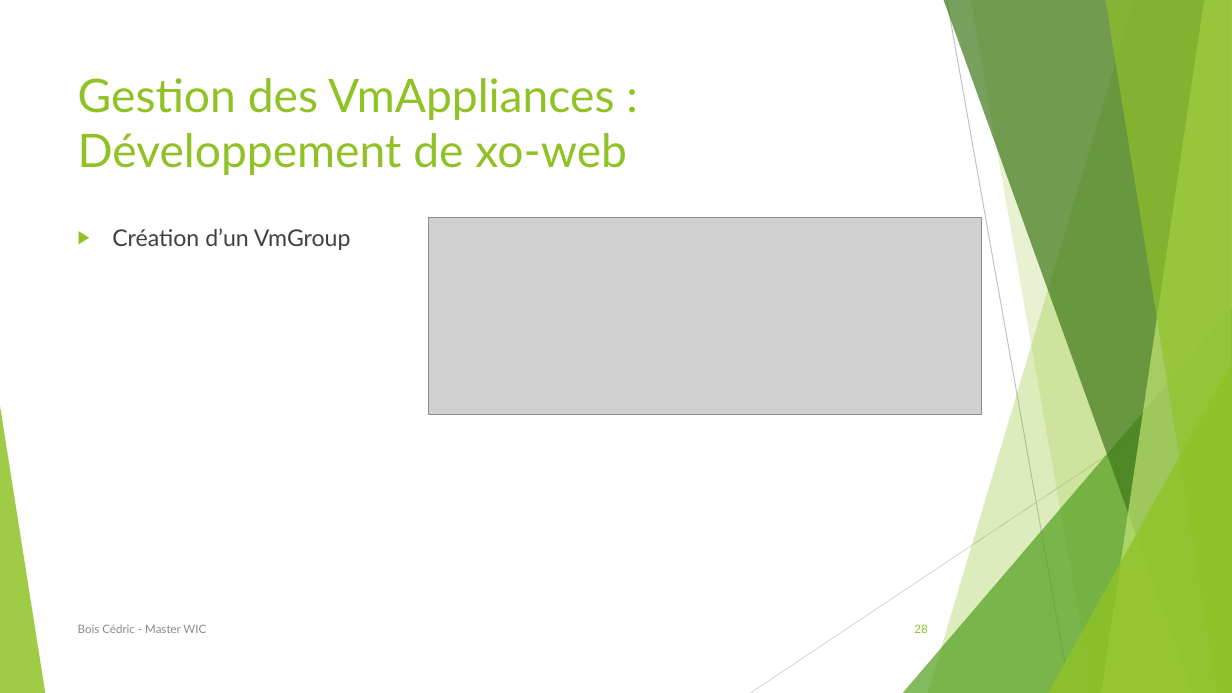
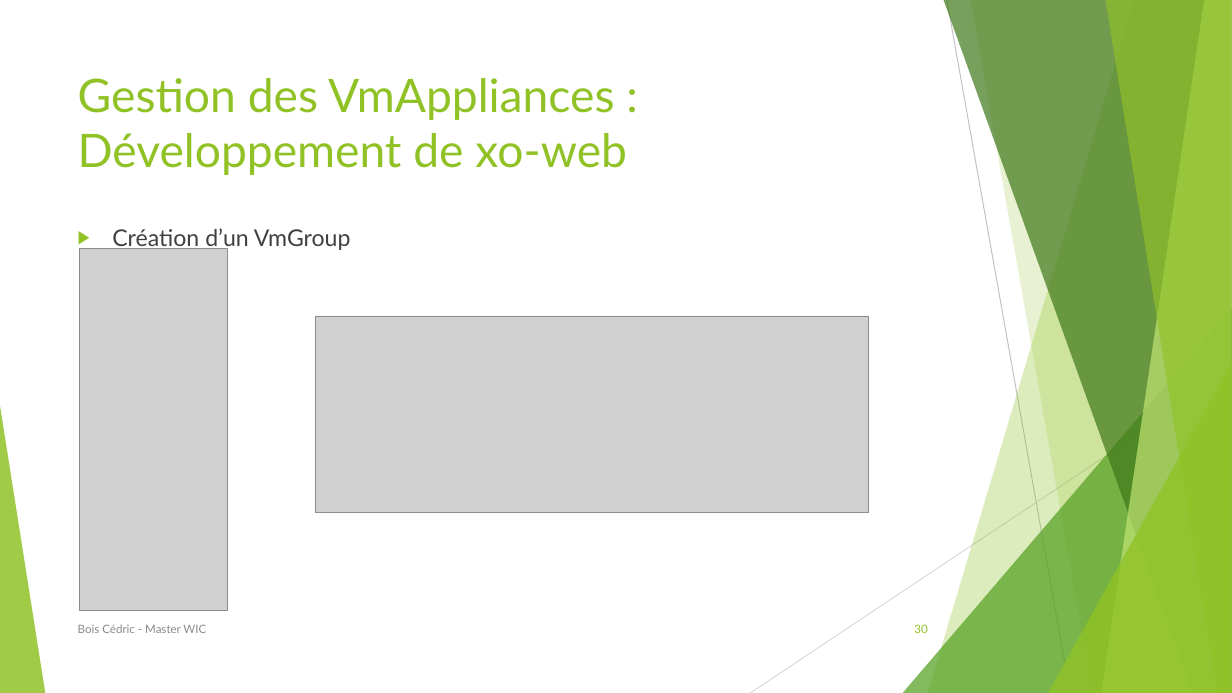
Before and after one commit to BCedric/journalStage, a slide deck: slide 30 of soutenance.pptx (slide 28 before the commit). Drawn at 1232x693 pixels with LibreOffice and Linux fonts; fonts in the diff are those of the drawing; grey boxes stand for pictures. Boxes give left, top, right and bottom in pixels: in the first picture for what was removed or moved away, otherwise in the second. Text is boxed around its words. In the diff, an @@ line names an element or a change of style, - is before the commit and + after.

```diff
--- a/soutenance.pptx
+++ b/soutenance.pptx
@@ picture added at (79, 249, 228, 610) @@
@@ picture: place and size @@
-picture at (429, 217, 982, 414)
+picture at (316, 316, 869, 513)
@@ page number at (914, 624, 927, 633): text changed @@
-28
+30
```
Also in this commit, not shown: 13 other slides changed, 17 slides added.
